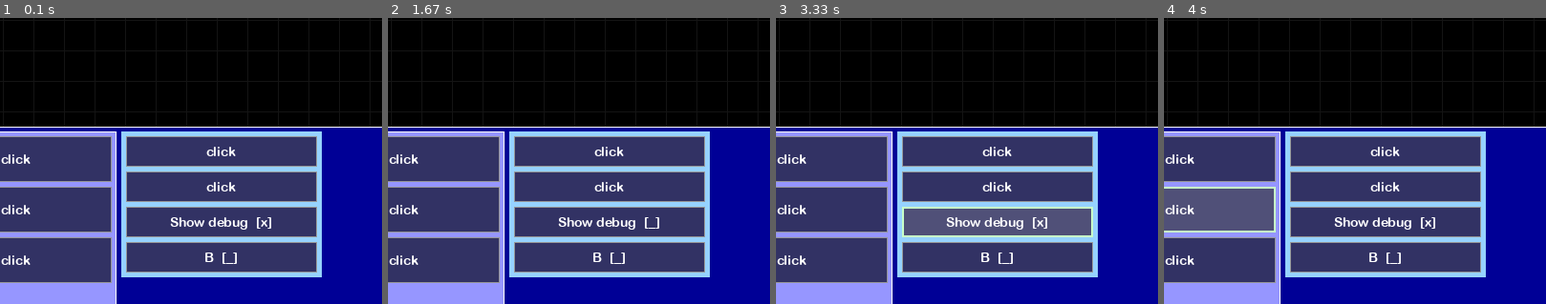
Above: before the commit, frames 1-4 (left to right).
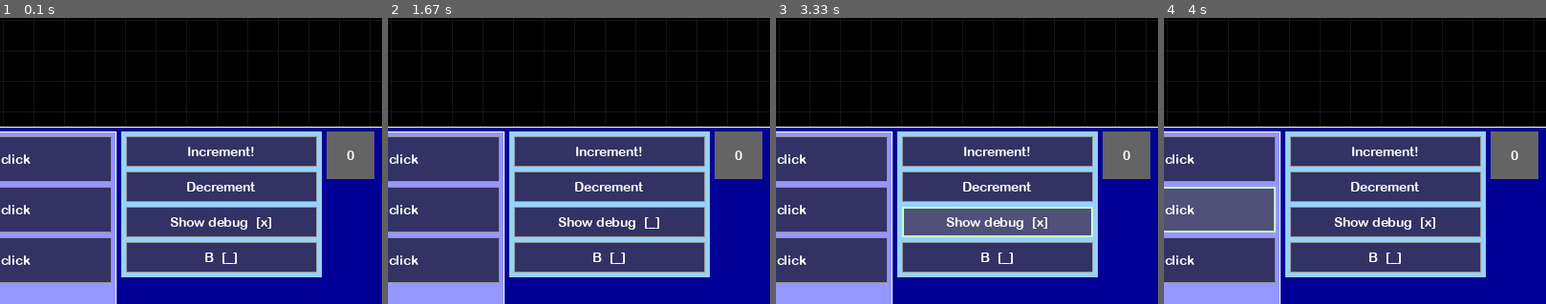
Above: after the commit, the same moments.

Repository: JonathanMurray/pygameui
Game: pygame game, started from main.py
Two runs of this game, one before a commit and one after it. Both use one fixed random seed, a clock stepped at 60 frames per second and the inputs below.
Inputs (mouse positions are % of the whole screen's width and height, from its top left):
- Up to frame 1 (0.1 s): no input
- Up to frame 2 (1.67 s): click "click" at 0.38 s; click (60, 72) at 0.72 s; click (19, 74) at 1.05 s; click (87, 85) at 1.38 s
- Up to frame 3 (3.33 s): click (41, 71) at 1.72 s, where only the run after the commit has a clickable "Increment!"; click (45, 76) at 2.05 s; click (47, 33) at 2.38 s; click "click" at 3.22 s
- Up to frame 4 (4 s): click (81, 48) at 3.55 s; click "click" at 3.88 s
The pictures show only the part of the screen within x 12-62%, y 48-98%; the shares and areas given below are measured in that part.

The runs differ from the first frame. In frame 1, 2.8% of the frame differs, in the area x 49-98%, y 39-61%; in frame 2, 2.8%; in frame 3, 2.8%; in frame 4, 2.8%.

Commit message:
Add counter component

Diff:
--- a/main.py
+++ b/main.py
@@ -8,7 +8,7 @@
 
 from buttons import button, checkbox
 from containers import ListContainer, Orientation, AbsolutePosContainer
-from ui import BackgroundGrid, Style, Text
+from ui import BackgroundGrid, Style, Text, Counter, FormattedText
 
 SCREEN_RESOLUTION = (800, 600)
 COLOR_WHITE = Color(255, 255, 255)
@@ -36,9 +36,11 @@
     button(font, screen, (200, 48), callback=lambda: print("hello"), label="click"),
     button(font, screen, (200, 48), callback=lambda: print("hello"), label="click"),
   ]
+  counter = Counter((50, 50), screen, FormattedText(screen, font, COLOR_WHITE, "%i", 0),
+                    style=Style(background=Color(100, 100, 100)))
   right_buttons = [
-    button(font, screen, (200, 32), callback=lambda: print("bye"), label="click"),
-    button(font, screen, (200, 32), callback=lambda: print("bye"), label="click"),
+    button(font, screen, (200, 32), callback=lambda: counter.increment(), label="Increment!"),
+    button(font, screen, (200, 32), callback=lambda: counter.decrement(), label="Decrement"),
     checkbox(font, screen, (200, 32), callback=lambda checked: debug_window.set_visible(checked), label="Show debug",
              checked=debug_window.is_visible()),
     checkbox(font, screen, (200, 32), callback=lambda checked: print("B: %s" % checked), label="B"),
@@ -52,7 +54,7 @@
                                  orientation=Orientation.VERTICAL,
                                  style=Style(background=Color(150, 210, 255)))
 
-  hud = ListContainer(width=800, height=200, screen=screen, children=[left_menu_bar, right_menu_bar], margin=5,
+  hud = ListContainer(width=800, height=200, screen=screen, children=[left_menu_bar, right_menu_bar, counter], margin=5,
                       padding=5, orientation=Orientation.HORIZONTAL,
                       style=Style(border_color=COLOR_WHITE, background=Color(0, 0, 150)))
   container = AbsolutePosContainer(SCREEN_RESOLUTION, screen, [(Vector2(5, 5), debug_window), (Vector2(0, 400), hud)])
--- a/ui.py
+++ b/ui.py
@@ -126,3 +126,36 @@
 
   def _render(self):
     self._screen.blit(self._rendered_text, self._rect)
+
+
+class Counter(Component):
+  def __init__(self, size: Tuple[int, int], screen, formatted_text: FormattedText, **kwargs):
+    super().__init__(size, screen, **kwargs)
+    self._text = formatted_text
+    self._count = 0
+    self._update_text()
+
+  def set_pos(self, pos: Vector2):
+    super().set_pos(pos)
+    self._update_text_pos()
+
+  def _render(self):
+    self._text.render()
+
+  def increment(self):
+    self._count += 1
+    self._update_text()
+    self._update_text_pos()
+
+  def decrement(self):
+    self._count -= 1
+    self._update_text()
+    self._update_text_pos()
+
+  def _update_text(self):
+    self._text.format_text(self._count)
+
+  def _update_text_pos(self):
+    text_pos = Vector2(self._rect.centerx - self._text.size[0] / 2,
+                       self._rect.centery - self._text.size[1] / 2)
+    self._text.set_pos(text_pos)
